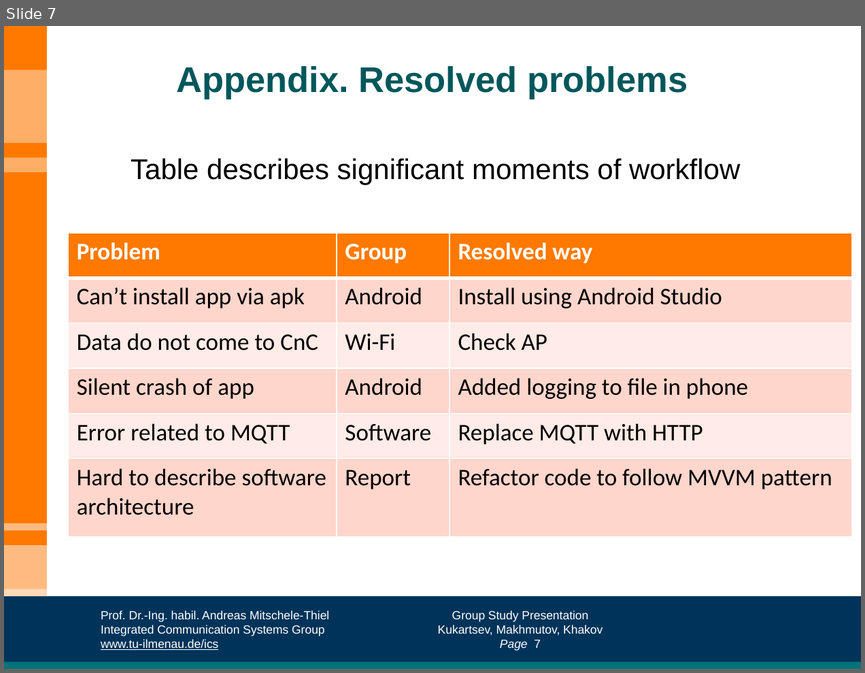
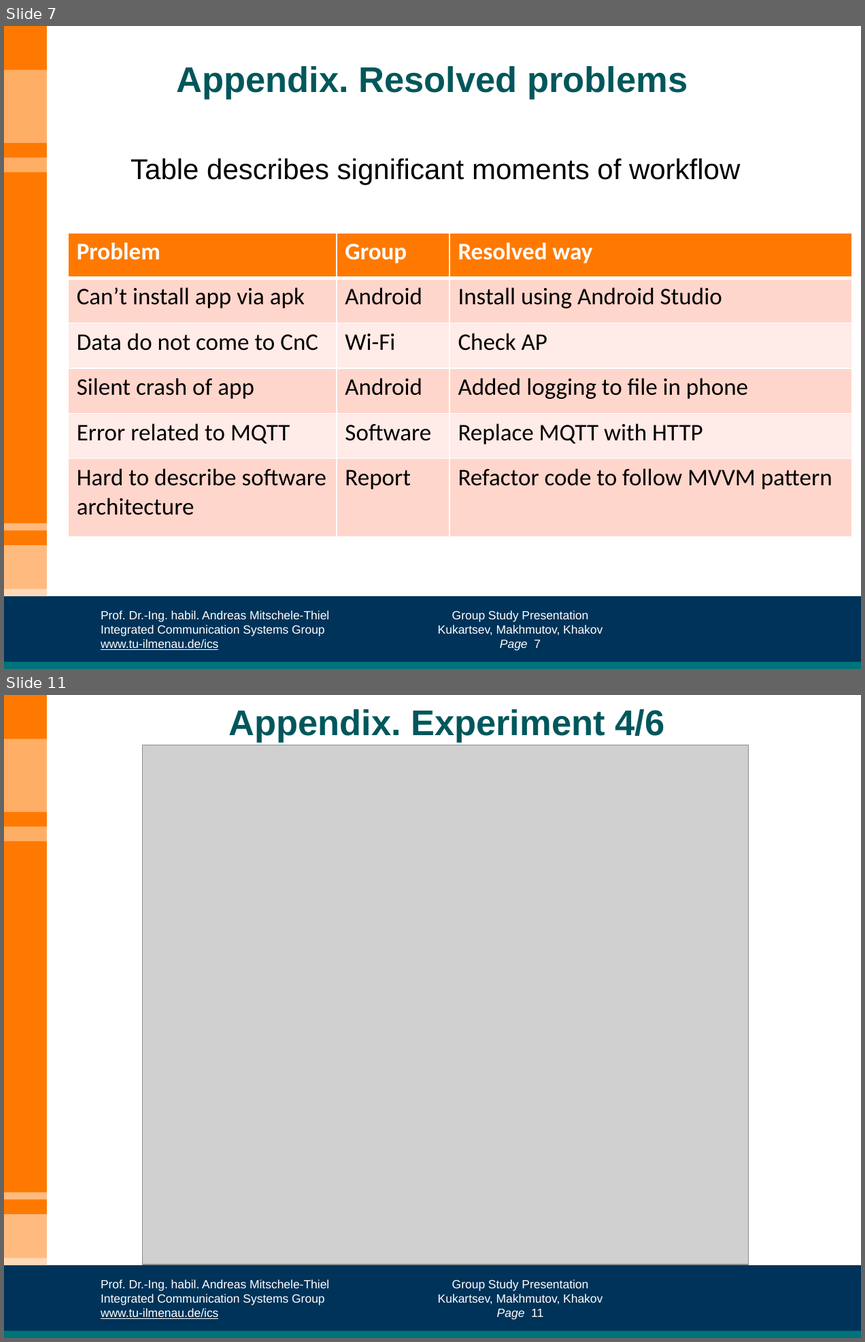
Before and after one commit to Kirkirillka/GPS_Tracker, a slide deck: docs/presentation/GroupStudy-presentation.pptx. Shown one above the other, each under a label of ours: slide 7 before the commit, slides 7 and 11 after it; the slides between them are not shown. The pictures are 865x673 and 865x1342 pixels, drawn with LibreOffice and Linux fonts; fonts in the diff are those of the drawing; grey boxes stand for pictures; background and template pictures are left out. Boxes give left, top, right and bottom in pixels: in the first picture for what was removed or moved away, otherwise in the second. Text is boxed around its words. In the diff, an @@ line names an element or a change of style, - is before the commit and + after.

Commit message:
added appendix to presentation

```diff
--- a/docs/presentation/GroupStudy-presentation.pptx
+++ b/docs/presentation/GroupStudy-presentation.pptx
@@ slide 11 added at (4, 695, 861, 1338), background #FFFFFF; not listed: 13 template elements that a slide beside it also shows @@
@@ title added at (228, 709, 664, 743), 30 pt, text #00575C, bold @@
+Appendix. Experiment 4/6
@@ picture added at (142, 745, 748, 1264) @@
```
Also in this commit, not shown: 1 slide changed, 4 other slides added.
